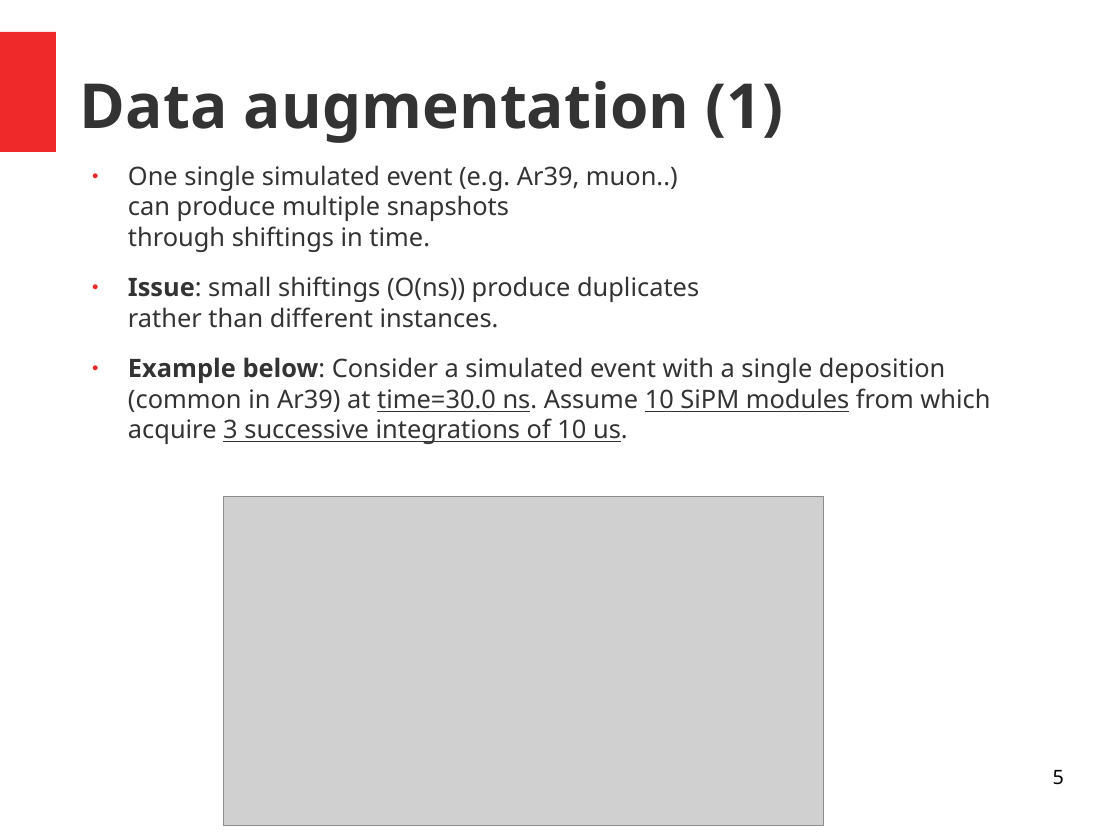
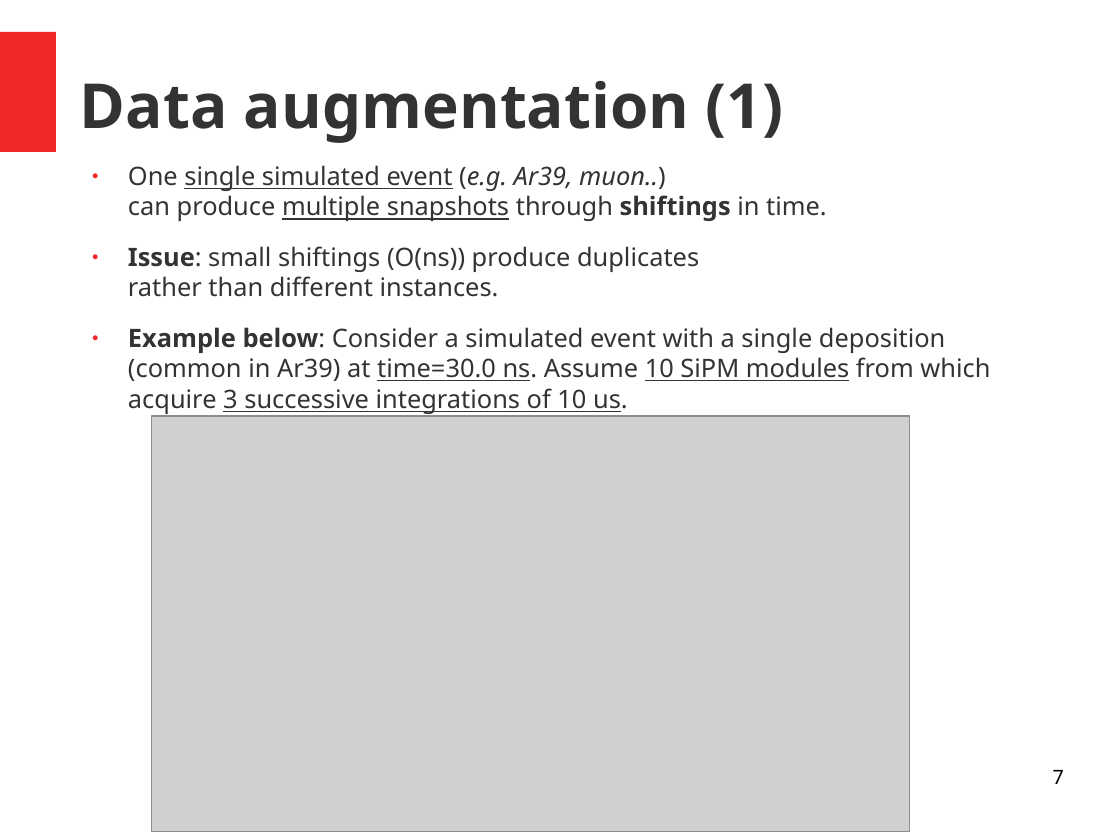
Before and after one commit to luigiberducci/ML4NP, a slide deck: slide 7 of Docs/meeting_ml4np_11mag2020.odp (slide 5 before the commit). Drawn at 1120x840 pixels with LibreOffice and Linux fonts; fonts in the diff are those of the drawing; grey boxes stand for pictures. Boxes give left, top, right and bottom in pixels: in the first picture for what was removed or moved away, otherwise in the second. Text is boxed around its words. In the diff, an @@ line names an element or a change of style, - is before the commit and + after.

```diff
--- a/Docs/meeting_ml4np_11mag2020.odp
+++ b/Docs/meeting_ml4np_11mag2020.odp
@@ text at bbox=[128, 165, 827, 221]: bold on in "shiftings"; italic on in "(e.g. Ar39, muon..)"; underline on in "single simulated event multiple snapshots" @@
@@ picture: place and size @@
-picture at bbox=[224, 496, 824, 826]
+picture at bbox=[152, 416, 911, 831]
@@ page number at bbox=[1053, 770, 1064, 784]: text changed @@
-5
+7
```
Also in this commit, not shown: 4 other slides changed, 3 slides added, 8 slides removed.
